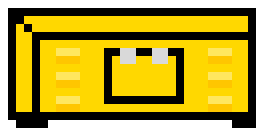
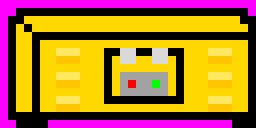
Layers edited between the first and the second (256, 128) image:
painted on "Layer 2" over [8, 8, 256, 96]
painted on "Layer 1" over [0, 0, 256, 128]
